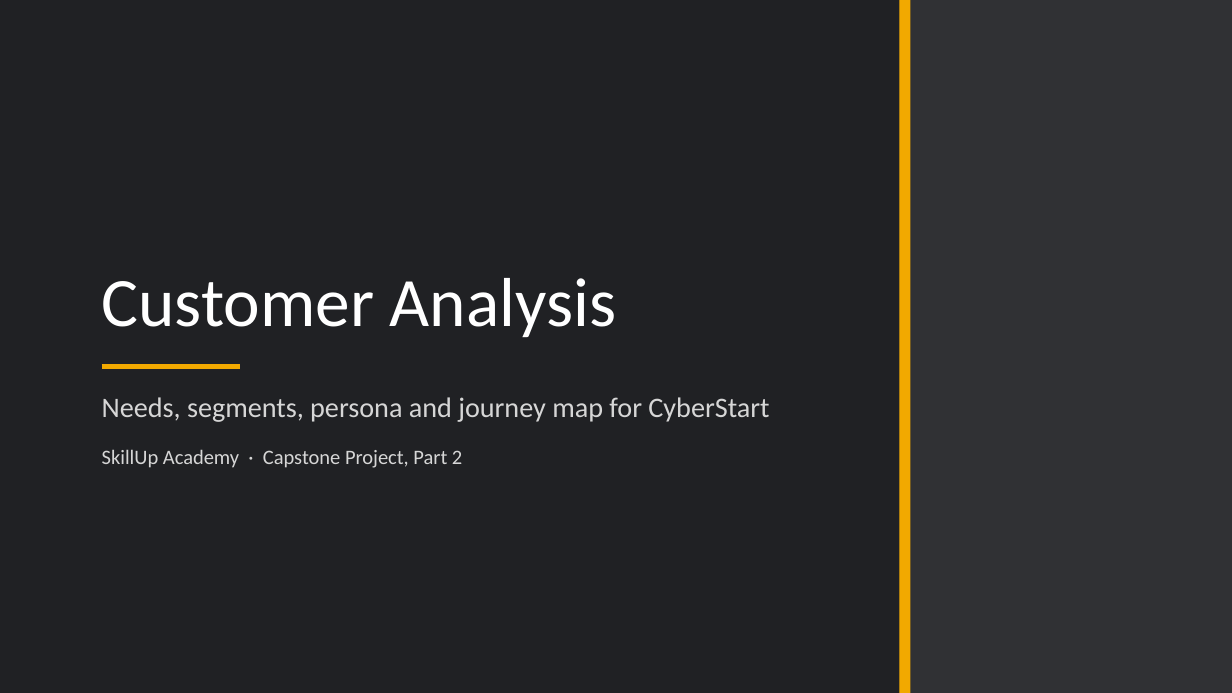
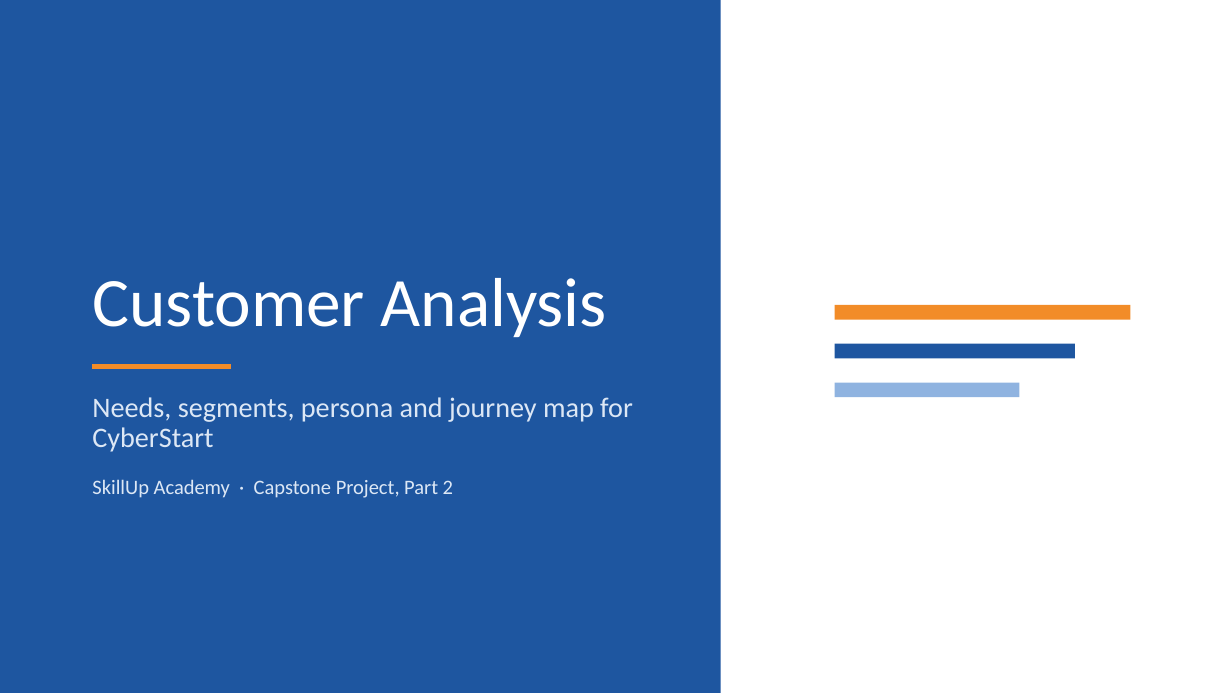
Before and after one commit to BadboyVee/BlackHoleeee, a slide deck: slide 1 of capstone/Customer_Analysis.pptx. Drawn at 1232x693 pixels with LibreOffice and Linux fonts; fonts in the diff are those of the drawing. Boxes give left, top, right and bottom in pixels: in the first picture for what was removed or moved away, otherwise in the second. Text is boxed around its words. In the diff, an @@ line names an element or a change of style, - is before the commit and + after.

```diff
--- a/capstone/Customer_Analysis.pptx
+++ b/capstone/Customer_Analysis.pptx
@@ background #202124 to #FFFFFF @@
@@ rectangle: place and size @@
-rectangle at (899, 0, 1232, 693)
+rectangle at (0, 0, 721, 693)
@@ rectangle at (0, 0, 721, 693): fill #303134 to #1E56A0 @@
@@ title "Customer Analysis": place and size @@
-title "Customer Analysis" at (102, 278, 616, 337)
+title "Customer Analysis" at (92, 278, 607, 337)
@@ rectangle: place and size @@
-rectangle at (899, 0, 910, 693)
+rectangle at (835, 305, 1130, 320)
@@ rectangle at (835, 305, 1130, 320): fill #F2A900 to #F28C28 @@
@@ rectangle added at (835, 344, 1075, 359), fill #1E56A0 @@
@@ subtitle "Needs, segments, persona and journey ...": place and size @@
-subtitle "Needs, segments, persona and journey ..." at (102, 397, 769, 468)
+subtitle "Needs, segments, persona and journey ..." at (92, 397, 633, 498)
@@ subtitle "Needs, segments, persona and journey ..." at (92, 397, 633, 498): text colour #D6D6D6 to #DCE7F5 @@
@@ line moved from (102, 367) - (240, 367) to (92, 367) - (231, 367) @@
@@ line (92, 367) - (231, 367): stroke #F2A900 4 pt to #F28C28 4 pt @@
@@ rectangle added at (835, 383, 1019, 397), fill #8FB3E0 @@
```
Also in this commit, not shown: 15 other slides changed, 7 other files.
